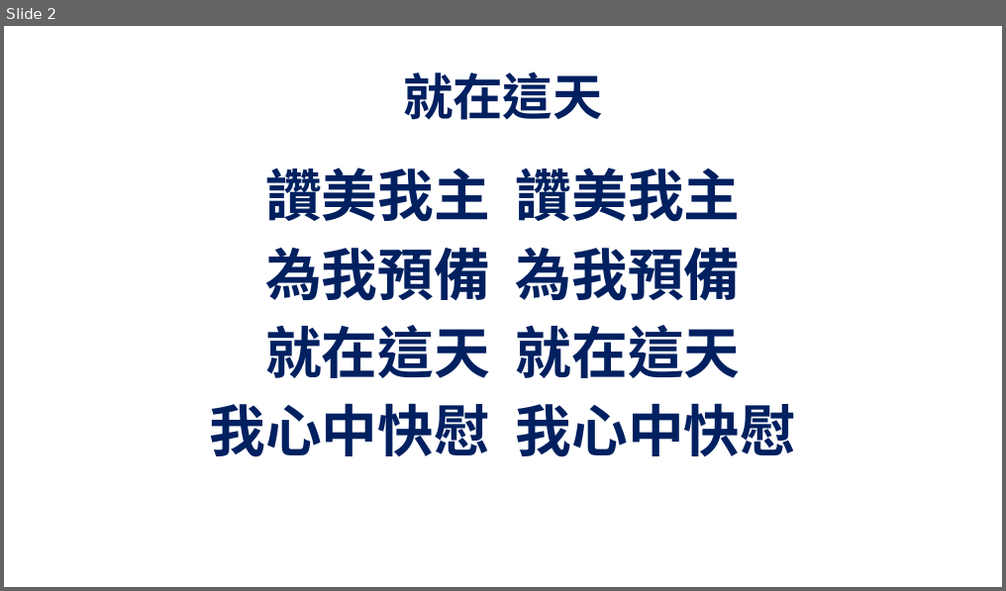
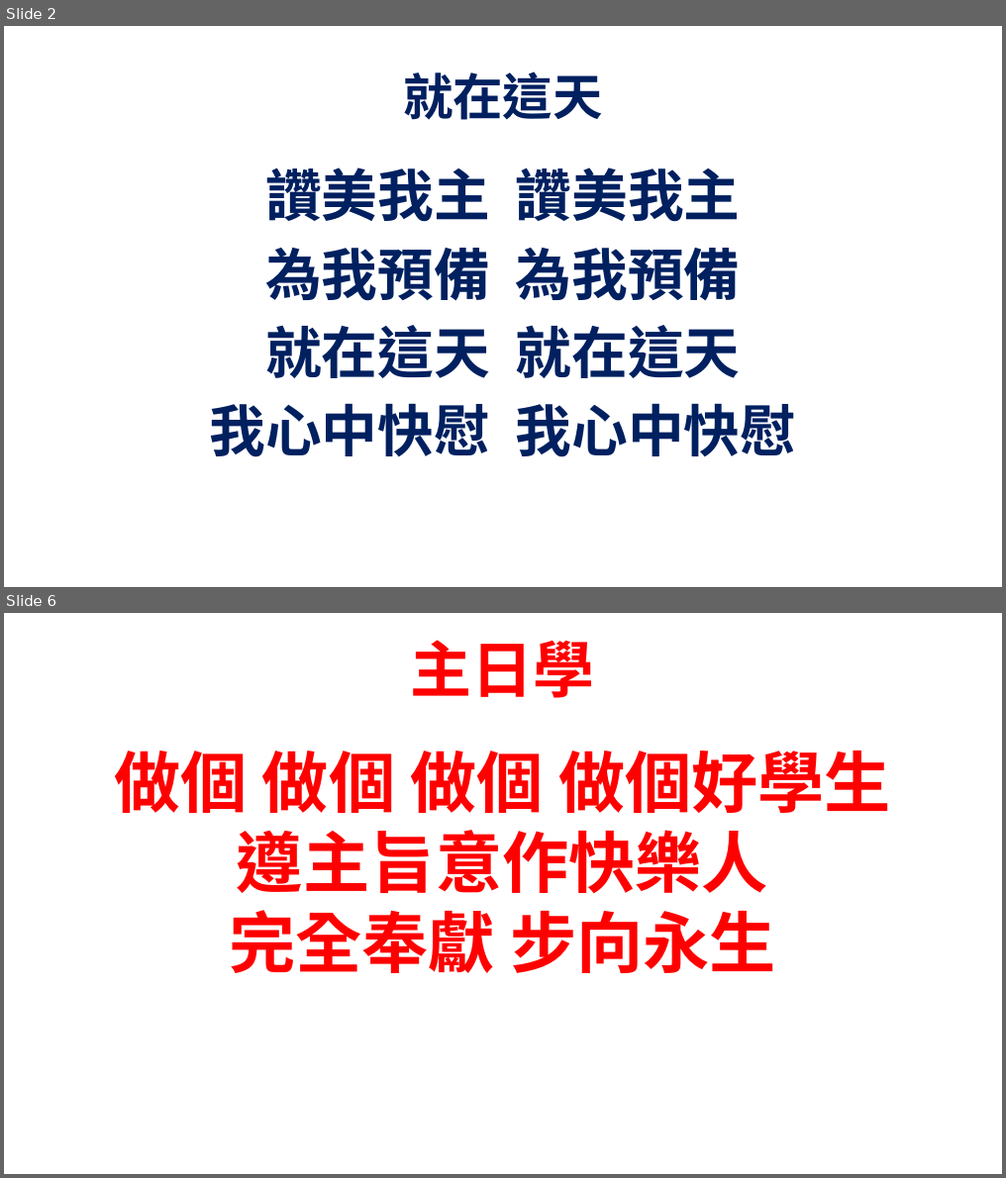
Before and after one commit to batisuoc/bible-school, a slide deck: 2020/3月.pptx. Shown one above the other, each under a label of ours: slide 2 before the commit, slides 2 and 6 after it; the slides between them are not shown. The pictures are 1006x591 and 1006x1178 pixels, drawn with LibreOffice and Linux fonts; fonts in the diff are those of the drawing; background and template pictures are left out. Boxes give left, top, right and bottom in pixels: in the first picture for what was removed or moved away, otherwise in the second. Text is boxed around its words. In the diff, an @@ line names an element or a change of style, - is before the commit and + after.

```diff
--- a/2020/3月.pptx
+++ b/2020/3月.pptx
@@ slide 6 added at (4, 613, 1002, 1174), background picture (left out) @@
@@ text added at (411, 640, 595, 698), 59 pt, text #FF0000, bold @@
+主日學
@@ text added at (114, 751, 891, 973), 64 pt, text #FF0000, bold @@
+做個 做個 做個 做個好學生
+遵主旨意作快樂人
+完全奉獻 步向永生
```
Also in this commit, not shown: 1 slide changed, 2 other slides added, 7 other files.
